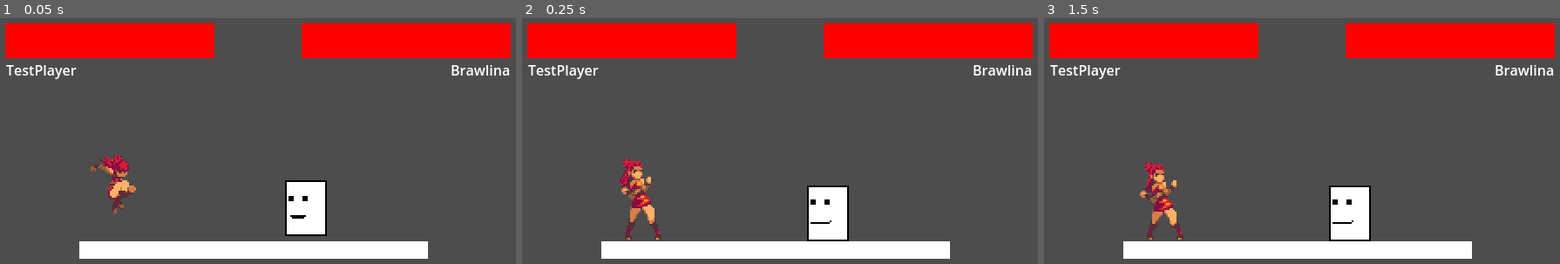
Above: before the commit, frames 1-3 (left to right).
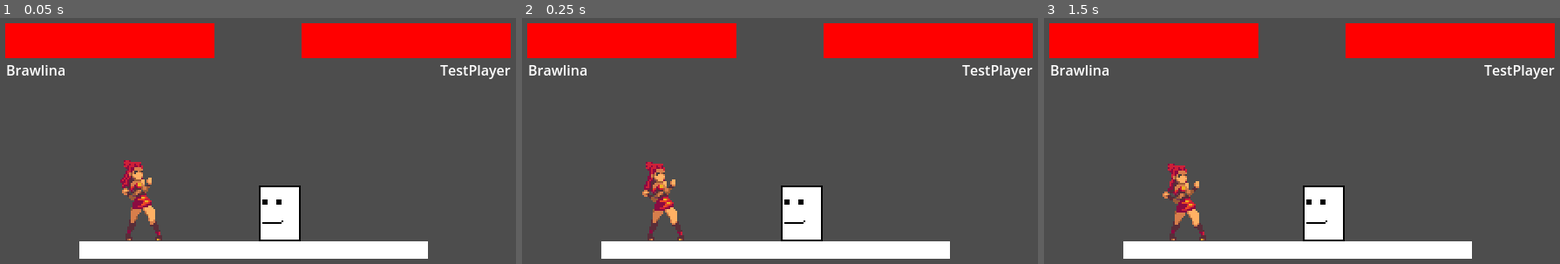
Above: after the commit, the same moments.

Repository: Apmds/GodotFighterGame
Game: Godot game, scene res://Scenes/Test.tscn
Two runs of this game, one before a commit and one after it. Both use one fixed random seed, a clock stepped at 60 frames per second and the inputs below.
Inputs:
- Up to frame 1 (0.05 s): no input
- Up to frame 2 (0.25 s): no input
- Up to frame 3 (1.5 s): no input

The runs differ from the first frame. In frame 1, 5.1% of the frame differs, in the area x 1-99%, y 19-91%; in frame 2, 5.3%; in frame 3, 5.2%.

Commit message:
Added air variants to weak and strong attacks

Diff:
--- a/Scenes/Brawlina.tscn
+++ b/Scenes/Brawlina.tscn
@@ -11,6 +11,7 @@
 script = ExtResource("2_6saio")
 show_name = "Brawlina"
 character_name = "Brawlina"
+player_num = null
 collision_width = 27
 collision_height = 48
 collision_position = Vector2(-1.75, 8.5)
--- a/Scenes/Test.tscn
+++ b/Scenes/Test.tscn
@@ -29,11 +29,12 @@
 [node name="Players" type="Node2D" parent="."]
 
 [node name="Character" parent="Players" instance=ExtResource("2_pwkc7")]
-position = Vector2(166, 193)
-player_num = 2
+position = Vector2(192, 215)
+player_num = null
 
 [node name="Character2" parent="Players" instance=ExtResource("1_otgvy")]
-position = Vector2(375, 230)
+position = Vector2(345, 245)
+player_num = 2
 
 [node name="Camera" type="Camera2D" parent="."]
 position = Vector2(320, 180)
--- a/Scripts/Brawlina.gd
+++ b/Scripts/Brawlina.gd
@@ -98,5 +98,69 @@
 	special_h1.sprite_name = "nspecial_proj"
 	special_attack.add_hitbox(special_h1)
 
+
+	weak_air_attack.set_sprite("AirWeakAttack", sprites["AirWeakAttack"][1])
+	var weak_air_w1 = AttackWindow.new()
+	weak_air_w1.set_param(AttackWindow.WindowParams.LENGTH, 3)
+	weak_air_w1.set_param(AttackWindow.WindowParams.START_FRAME, 0)
+	weak_air_w1.set_param(AttackWindow.WindowParams.NUM_FRAMES, 1)
+
+	var weak_air_w2 = AttackWindow.new()
+	weak_air_w2.set_param(AttackWindow.WindowParams.LENGTH, 6)
+	weak_air_w2.set_param(AttackWindow.WindowParams.START_FRAME, 1)
+	weak_air_w2.set_param(AttackWindow.WindowParams.NUM_FRAMES, 2)
+
+	var weak_air_w3 = AttackWindow.new()
+	weak_air_w3.set_param(AttackWindow.WindowParams.LENGTH, 10)
+	weak_air_w3.set_param(AttackWindow.WindowParams.START_FRAME, 3)
+	weak_air_w3.set_param(AttackWindow.WindowParams.NUM_FRAMES, 1)
+
+	weak_air_attack.add_window(weak_air_w1)
+	weak_air_attack.add_window(weak_air_w2)
+	weak_air_attack.add_window(weak_air_w3)
+
+	var weak_air_h1 = Hitbox.new(self)
+
+	weak_air_h1.length = 6
+	weak_air_h1.window_number = 1
+	weak_air_h1.width = 24.5
+	weak_air_h1.height = 35
+	weak_air_h1.position_x = 35
+	weak_air_h1.position_y = 3
+	weak_air_attack.add_hitbox(weak_air_h1)
+
+
+	strong_air_attack.set_sprite("AirStrongAttack", sprites["AirStrongAttack"][1])
+	var strong_air_w1 = AttackWindow.new()
+	strong_air_w1.set_param(AttackWindow.WindowParams.LENGTH, 6)
+	strong_air_w1.set_param(AttackWindow.WindowParams.START_FRAME, 0)
+	strong_air_w1.set_param(AttackWindow.WindowParams.NUM_FRAMES, 2)
+
+	var strong_air_w2 = AttackWindow.new()
+	strong_air_w2.set_param(AttackWindow.WindowParams.LENGTH, 10)
+	strong_air_w2.set_param(AttackWindow.WindowParams.START_FRAME, 2)
+	strong_air_w2.set_param(AttackWindow.WindowParams.NUM_FRAMES, 3)
+	strong_air_w2.set_param(AttackWindow.WindowParams.VELOCITY_X, 200)
+	strong_air_w2.set_param(AttackWindow.WindowParams.VELOCITY_Y, -40)
+
+	var strong_air_w3 = AttackWindow.new()
+	strong_air_w3.set_param(AttackWindow.WindowParams.LENGTH, 10)
+	strong_air_w3.set_param(AttackWindow.WindowParams.START_FRAME, 5)
+	strong_air_w3.set_param(AttackWindow.WindowParams.NUM_FRAMES, 3)
+	strong_air_w3.set_param(AttackWindow.WindowParams.HAS_WHIFFLAG, true)
+
+	strong_air_attack.add_window(strong_air_w1)
+	strong_air_attack.add_window(strong_air_w2)
+	strong_air_attack.add_window(strong_air_w3)
+
+	var strong_air_h1 = Hitbox.new(self)
+	strong_air_h1.length = 6
+	strong_air_h1.window_number = 1
+	strong_air_h1.width = 40
+	strong_air_h1.height = 20
+	strong_air_h1.position_x = 10
+	strong_air_h1.position_y = 5
+	strong_air_attack.add_hitbox(strong_air_h1)
+
 func _ready():
 	super()
--- a/Scripts/Character.gd
+++ b/Scripts/Character.gd
@@ -142,6 +142,8 @@
 # Attacks
 var weak_attack : Attack = Attack.new()
 var strong_attack : Attack = Attack.new()
+var weak_air_attack : Attack = Attack.new()
+var strong_air_attack : Attack = Attack.new()
 var special_attack : Attack = Attack.new()
 var current_attack : Attack
 var missed_attack = false
@@ -325,6 +327,7 @@
 	strong_h1.position_y = 5
 	strong_attack.add_hitbox(strong_h1)
 
+
 	special_attack.set_sprite("SpecialAttack", sprites["SpecialAttack"][1])
 
 	var special_w1 = AttackWindow.new()
@@ -358,6 +361,70 @@
 	special_h1.velocity_y = 0
 	special_h1.sprite_name = "nspecial_proj"
 	special_attack.add_hitbox(special_h1)
+
+
+	weak_air_attack.set_sprite("AirWeakAttack", sprites["AirWeakAttack"][1])
+	var weak_air_w1 = AttackWindow.new()
+	weak_air_w1.set_param(AttackWindow.WindowParams.LENGTH, 3)
+	weak_air_w1.set_param(AttackWindow.WindowParams.START_FRAME, 0)
+	weak_air_w1.set_param(AttackWindow.WindowParams.NUM_FRAMES, 1)
+
+	var weak_air_w2 = AttackWindow.new()
+	weak_air_w2.set_param(AttackWindow.WindowParams.LENGTH, 6)
+	weak_air_w2.set_param(AttackWindow.WindowParams.START_FRAME, 1)
+	weak_air_w2.set_param(AttackWindow.WindowParams.NUM_FRAMES, 2)
+
+	var weak_air_w3 = AttackWindow.new()
+	weak_air_w3.set_param(AttackWindow.WindowParams.LENGTH, 10)
+	weak_air_w3.set_param(AttackWindow.WindowParams.START_FRAME, 3)
+	weak_air_w3.set_param(AttackWindow.WindowParams.NUM_FRAMES, 1)
+
+	weak_air_attack.add_window(weak_air_w1)
+	weak_air_attack.add_window(weak_air_w2)
+	weak_air_attack.add_window(weak_air_w3)
+
+	var weak_air_h1 = Hitbox.new(self)
+
+	weak_air_h1.length = 6
+	weak_air_h1.window_number = 1
+	weak_air_h1.width = 24.5
+	weak_air_h1.height = 35
+	weak_air_h1.position_x = 35
+	weak_air_h1.position_y = 3
+	weak_air_attack.add_hitbox(weak_air_h1)
+
+
+	strong_air_attack.set_sprite("AirStrongAttack", sprites["AirStrongAttack"][1])
+	var strong_air_w1 = AttackWindow.new()
+	strong_air_w1.set_param(AttackWindow.WindowParams.LENGTH, 6)
+	strong_air_w1.set_param(AttackWindow.WindowParams.START_FRAME, 0)
+	strong_air_w1.set_param(AttackWindow.WindowParams.NUM_FRAMES, 2)
+
+	var strong_air_w2 = AttackWindow.new()
+	strong_air_w2.set_param(AttackWindow.WindowParams.LENGTH, 10)
+	strong_air_w2.set_param(AttackWindow.WindowParams.START_FRAME, 2)
+	strong_air_w2.set_param(AttackWindow.WindowParams.NUM_FRAMES, 3)
+	strong_air_w2.set_param(AttackWindow.WindowParams.VELOCITY_X, 200)
+	strong_air_w2.set_param(AttackWindow.WindowParams.VELOCITY_Y, -40)
+
+	var strong_air_w3 = AttackWindow.new()
+	strong_air_w3.set_param(AttackWindow.WindowParams.LENGTH, 10)
+	strong_air_w3.set_param(AttackWindow.WindowParams.START_FRAME, 5)
+	strong_air_w3.set_param(AttackWindow.WindowParams.NUM_FRAMES, 3)
+	strong_air_w3.set_param(AttackWindow.WindowParams.HAS_WHIFFLAG, true)
+
+	strong_air_attack.add_window(strong_air_w1)
+	strong_air_attack.add_window(strong_air_w2)
+	strong_air_attack.add_window(strong_air_w3)
+
+	var strong_air_h1 = Hitbox.new(self)
+	strong_air_h1.length = 6
+	strong_air_h1.window_number = 1
+	strong_air_h1.width = 40
+	strong_air_h1.height = 20
+	strong_air_h1.position_x = 10
+	strong_air_h1.position_y = 5
+	strong_air_attack.add_hitbox(strong_air_h1)
 
 func _ready():
 	# Setting the collision size for the character
@@ -440,15 +507,24 @@
 		var strong_pressed = Input.is_action_just_pressed(get_action("strong"))
 		var special_pressed = Input.is_action_just_pressed(get_action("special"))
 
-		if (weak_pressed or strong_pressed or special_pressed) and (state == State.CROUCH or state == State.IDLE):
+		if (weak_pressed or strong_pressed or special_pressed) and (state == State.CROUCH or state == State.IDLE or not is_on_floor()):
 			set_state(State.ATTACK)
 
 			if weak_pressed:
-				weak_attack.play(self)
+				if is_on_floor():
+					weak_attack.play(self)
+				else:
+					weak_air_attack.play(self)
 			elif strong_pressed:
-				strong_attack.play(self)
+				if is_on_floor():
+					strong_attack.play(self)
+				else:
+					strong_air_attack.play(self)
 			elif special_pressed:
-				special_attack.play(self)
+				if is_on_floor():
+					special_attack.play(self)
+				else:
+					set_state(State.IDLE)
 	elif state == State.PARRY:
 		if anim_ended:
 			set_state(State.IDLE)
--- a/project.godot
+++ b/project.godot
@@ -13,6 +13,7 @@
 config/name="FighterGame"
 run/main_scene="res://Scenes/Test.tscn"
 config/features=PackedStringArray("4.2", "Forward Plus")
+run/max_fps=60
 config/icon="res://icon.svg"
 
 [display]
@@ -115,3 +116,7 @@
 2d_physics/layer_1="Player 1"
 2d_physics/layer_2="Ground"
 2d_physics/layer_3="Hitbox"
+
+[rendering]
+
+2d/snap/snap_2d_transforms_to_pixel=true
Binary file removed: Assets/Sprites/Characters/Brawlina/Death__1.png
Binary file added: Assets/Sprites/Characters/Brawlina/Death__2.png
Not shown, changed: Assets/Sprites/Characters/Brawlina/Death__2.png.import
Renamed: Assets/Sprites/Characters/TestPlayer/ftilt__5.png -> Assets/Sprites/Characters/TestPlayer/AirStrongAttack__5.png
Not shown, changed: Assets/Sprites/Characters/TestPlayer/AirStrongAttack__5.png.import
Renamed: Assets/Sprites/Characters/TestPlayer/fair__4.png -> Assets/Sprites/Characters/TestPlayer/AirWeakAttack__4.png
Not shown, changed: Assets/Sprites/Characters/TestPlayer/AirWeakAttack__4.png.import
